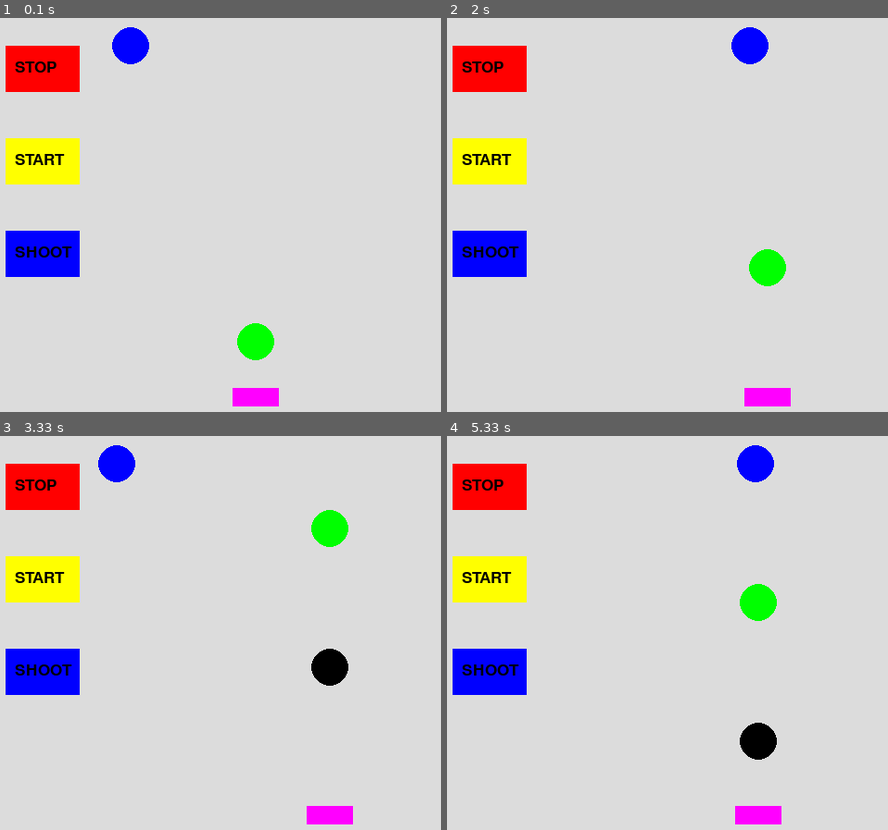
Above: before the commit, frames 1-4 (two rows, left to right).
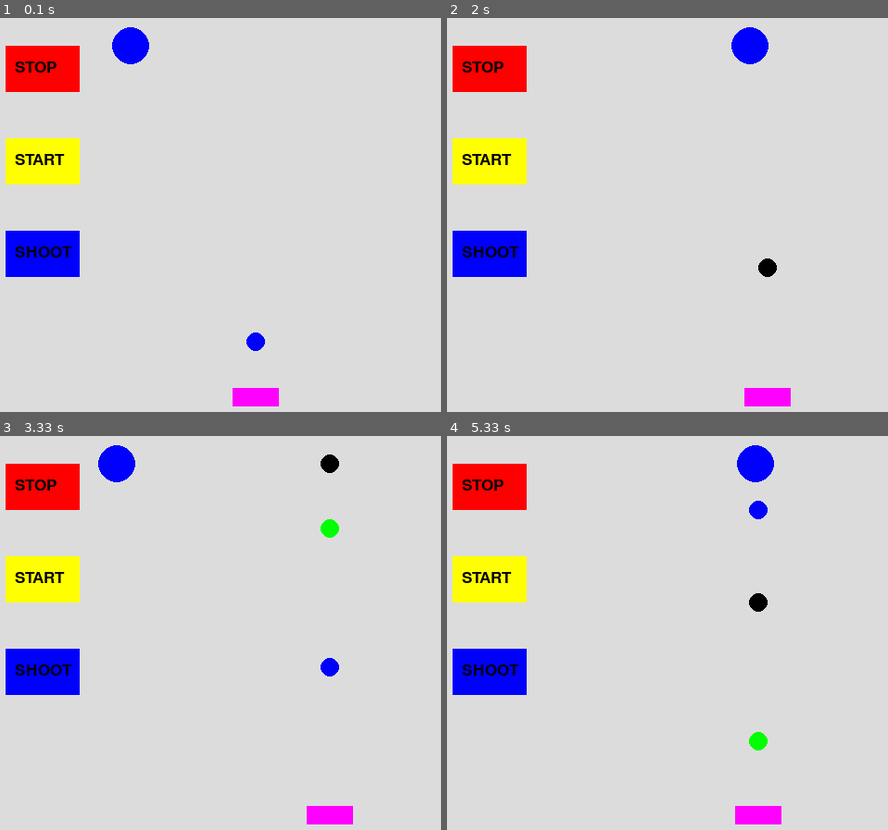
Above: after the commit, the same moments.

Repository: snc29654/pygame
Game: pygame game, started from shooting.py
Same seed, same stepped clock (60 frames per second), same inputs: the game is played once before the commit and once after it.
Inputs:
- Up to frame 1 (0.1 s): no input
- Up to frame 2 (2 s): tap Space at 0.33, 0.73, 1.03, 1.73 s; hold Right 0.67-1.13 s; hold Left from 1.67 s (still down)
- Up to frame 3 (3.33 s): tap Space at 2.03, 2.3, 2.6, 2.73, 3.03 s; release Left at 2.2 s; hold Left 2.23-2.63 s; hold Right 2.67-3.3 s
- Up to frame 4 (5.33 s): hold Left 3.33-3.8 s; tap Space at 3.4, 3.7, 3.9, 4.2, 4.4, 4.7, 4.9, 5.2 s; hold Right 3.83-4.3 s; hold Right 4.33-4.8 s; hold Left from 4.83 s (still down)

The runs differ from the first frame. In frame 1, 0.6% of the frame differs, in the area x 53-63%, y 77-87%; in frame 2, 0.6%; in frame 3, 1.2%; in frame 4, 1.4%, in the area x 66-75%, y 16-83%.

Commit message:
3連射対応

Diff:
--- a/shooting.py
+++ b/shooting.py
@@ -19,6 +19,7 @@
     x2=300
     by0 =400
     by1 =400
+    by2 =400
 
     x3=300
     y3 =400
@@ -51,9 +52,13 @@
                     if(bstate==0):
                         by0=400
                         bstate=1
+                    elif(bstate==1):
+                        by1=400
+                        bstate=2
                     else:
-                        by1=400
+                        by2=400
                         bstate=0
+
 
                     stop=0
                     print(bstate,by0,by1)
@@ -78,6 +83,12 @@
             print("hit")
             hit=1
 
+        if(((x3>(x-10))and(x3<(x+10)))
+         and((by2>(y-10))and(by2<(y+10)))):
+            print("hit")
+            hit=1
+
+
         main_surface.fill((220, 220, 220))
         pygame.draw.rect(main_surface, (255, 0, 0), stop_button)
         pygame.draw.rect(main_surface, (255, 255, 0), start_button)
@@ -85,6 +96,7 @@
 
         by0 -=10
         by1 -=10
+        by2 -=10
 
 
         if(stop==1):
@@ -101,8 +113,9 @@
 
         pygame.draw.circle(main_surface, (0,0,255), (x, y), 20)
 
-        pygame.draw.circle(main_surface, (0,0,0), (x3, by0), 20)
-        pygame.draw.circle(main_surface, (0,255,0), (x3, by1), 20)
+        pygame.draw.circle(main_surface, (0,0,0), (x3, by0), 10)
+        pygame.draw.circle(main_surface, (0,255,0), (x3, by1), 10)
+        pygame.draw.circle(main_surface, (0,0,255), (x3, by2), 10)
 
         #pygame.draw.circle(main_surface, (255,0,255), (x3, y3), 20)
 
